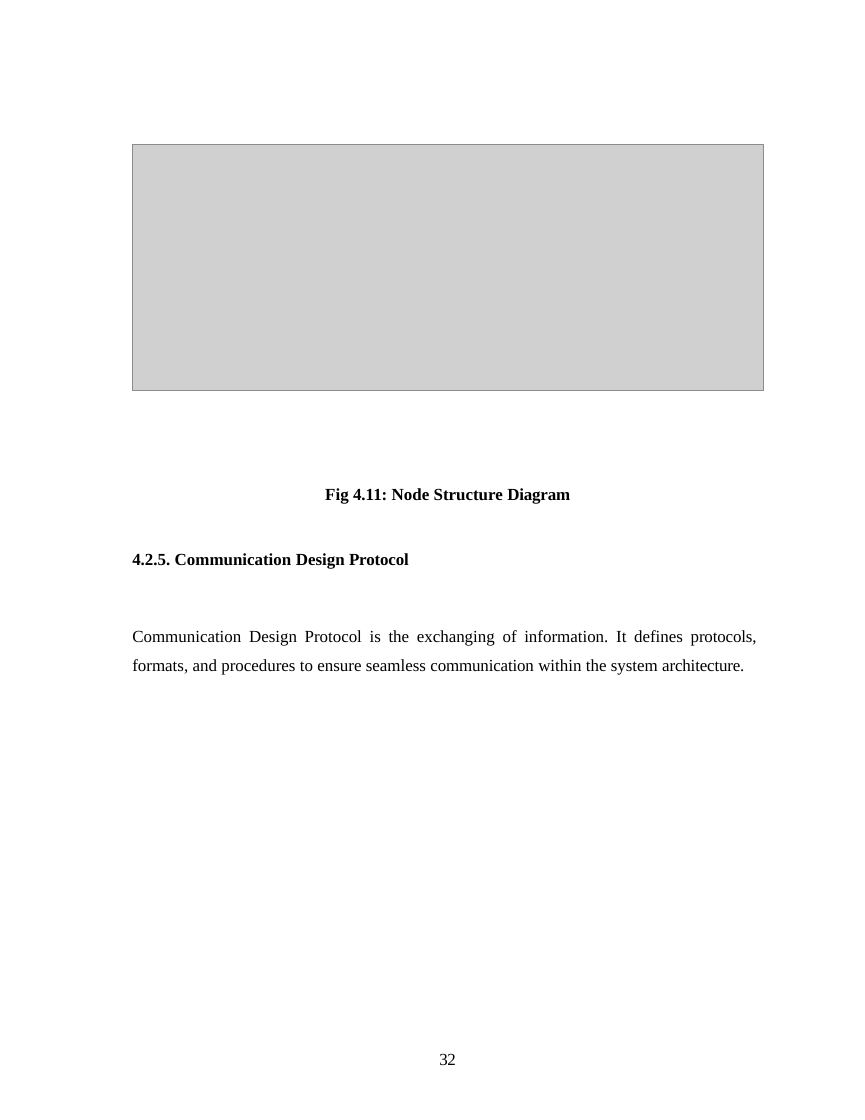
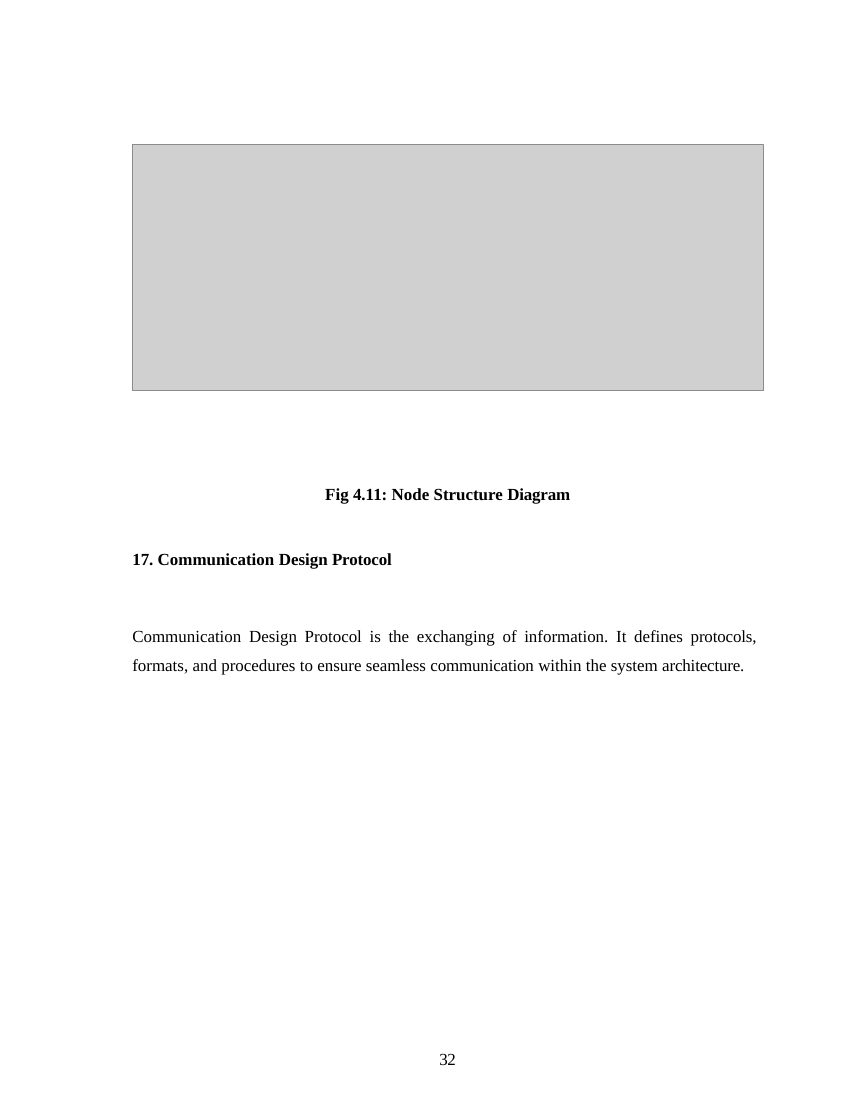
Before and after one commit to Hasnain-malikk/Auction-abode-frontend, a slide deck: slide 41 of Final Docu Auction.pptx. Drawn at 865x1120 pixels with LibreOffice and Linux fonts; fonts in the diff are those of the drawing; grey boxes stand for pictures. Boxes give left, top, right and bottom in pixels: in the first picture for what was removed or moved away, otherwise in the second. Text is boxed around its words. In the diff, an @@ line names an element or a change of style, - is before the commit and + after.

```diff
--- a/Final Docu Auction.pptx
+++ b/Final Docu Auction.pptx
@@ text at bbox=[158, 553, 392, 569]: text changed @@
-4.2.5. Communication Design Protocol
+17. Communication Design Protocol
```
Also in this commit, not shown: 47 other slides changed, 2 other files.
